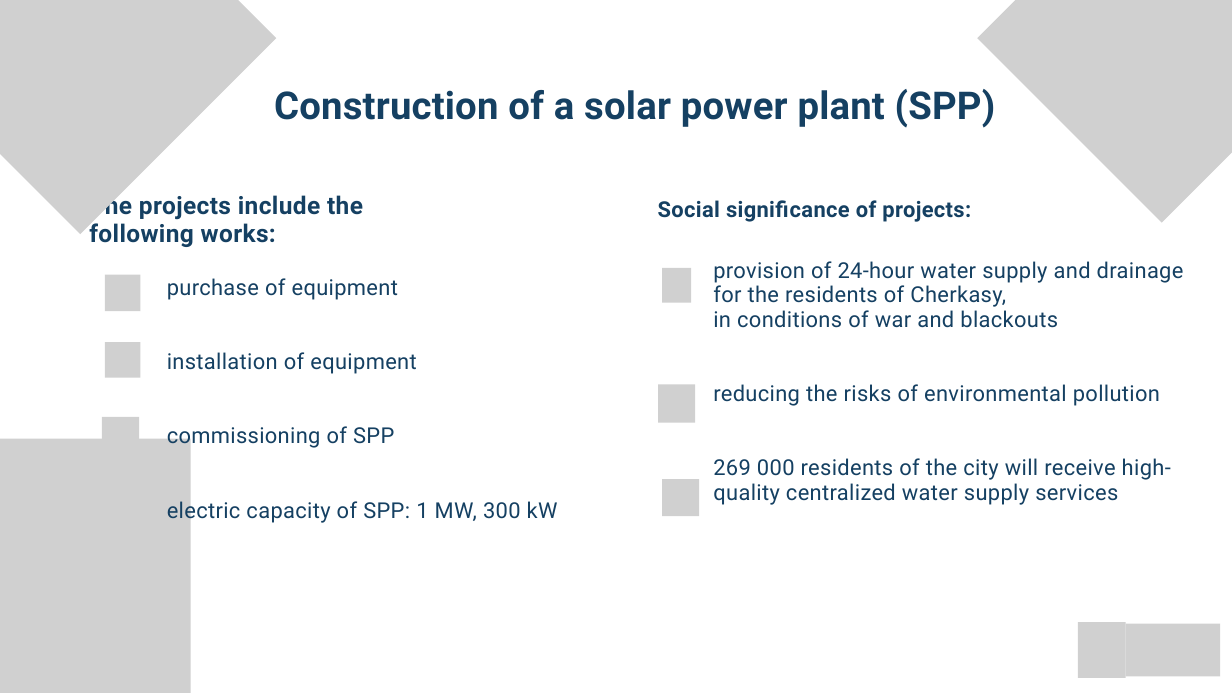
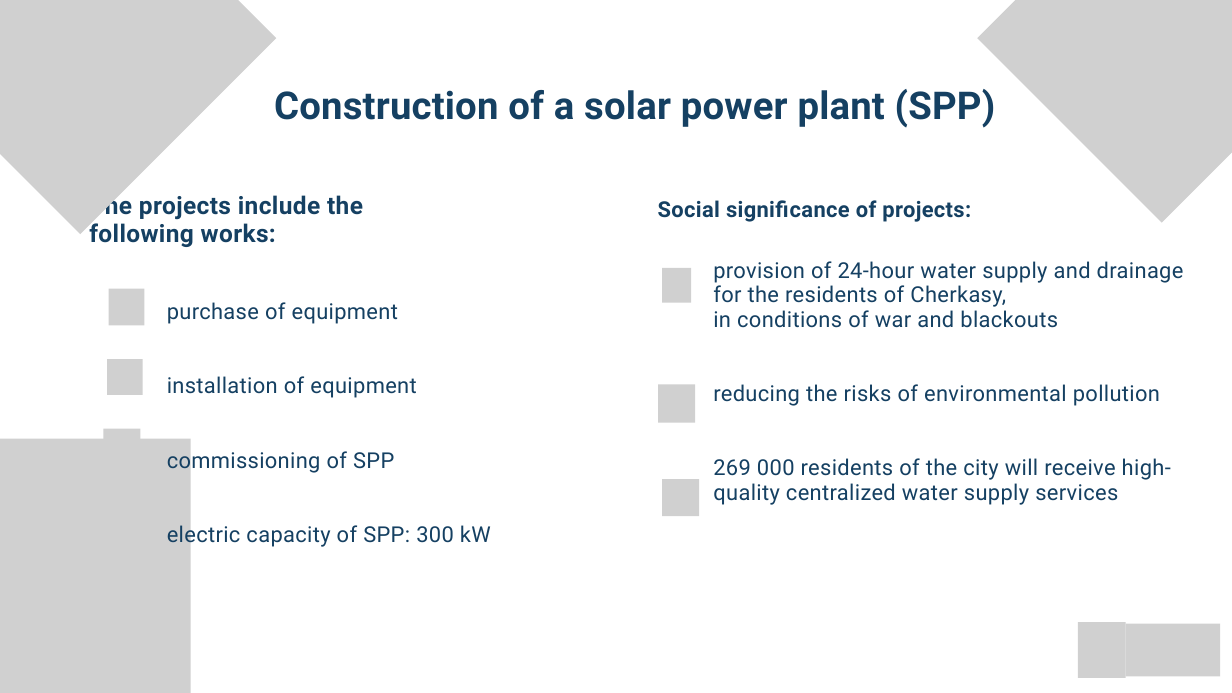
Before and after one commit to Digital-transformation-chmr/Rebuild-Ukraine, a slide deck: slide 3 of public/projects/14-solar-power-plant-at-a-pumping-station/14-solar-power-plant-at-a-pumping-station.pptx. Drawn at 1232x693 pixels with LibreOffice and Linux fonts; fonts in the diff are those of the drawing; grey boxes stand for pictures; background and template pictures are left out. Boxes give left, top, right and bottom in pixels: in the first picture for what was removed or moved away, otherwise in the second. Text is boxed around its words. In the diff, an @@ line names an element or a change of style, - is before the commit and + after.

```diff
--- a/public/projects/14-solar-power-plant-at-a-pumping-station/14-solar-power-plant-at-a-pumping-station.pptx
+++ b/public/projects/14-solar-power-plant-at-a-pumping-station/14-solar-power-plant-at-a-pumping-station.pptx
@@ picture: place and size @@
-picture at (105,275,140,311)
+picture at (109,289,145,325)
@@ text "purchase of equipment": place and size @@
-text "purchase of equipment" at (167,278,558,524)
+text "purchase of equipment" at (167,302,491,548)
@@ picture: place and size @@
-picture at (105,342,140,378)
+picture at (107,359,143,395)
@@ picture: place and size @@
-picture at (102,417,139,453)
+picture at (103,429,140,465)
@@ text at (167,521,491,548): text changed @@
-electric capacity of SPP: 1 MW, 300 kW
+electric capacity of SPP: 300 kW
```
Also in this commit, not shown: 17 other files.
